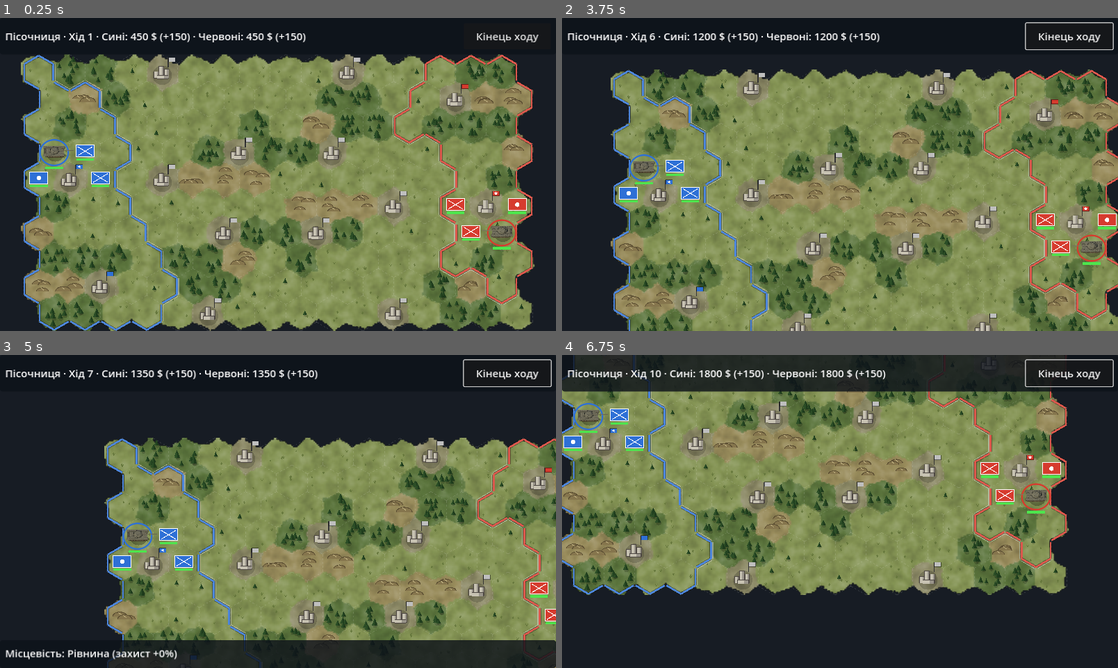
Above: before the commit, frames 1-4 (two rows, left to right).
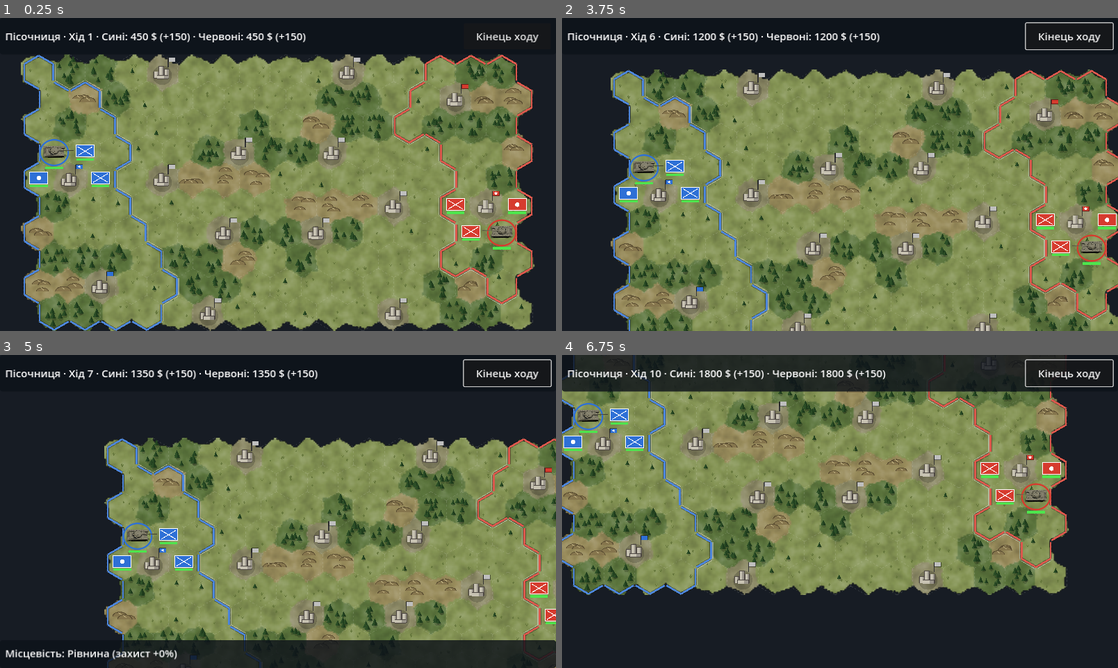
Above: after the commit, the same moments.

Repository: dambldor571-maker/Cloud
Game: Godot game, scene res://scenes/main.tscn
Two runs of this game, one before a commit and one after it. Both use one fixed random seed, a clock stepped at 60 frames per second and the inputs below.
Inputs (mouse positions are in pixels of both pictures, inside the frame that each line leads up to):
- Up to frame 1 (0.25 s): no input
- Up to frame 2 (3.75 s): click "Кінець ходу" at 0.5 s; click "Кінець ходу" at 1.25 s; click "Кінець ходу" at 2 s; tap Enter at 2.75 s; move the mouse to (962, 158) at 2.77 s; click (962, 158) at 2.92 s; tap Space at 3.5 s; drag from (728, 190) to (812, 237) at 3.52 s
- Up to frame 3 (5 s): tap Enter at 4.25 s; move the mouse to (333, 442) at 4.27 s; click (333, 442) at 4.42 s
- Up to frame 4 (6.75 s): tap Space at 5, 6.5 s; drag from (812, 574) to (673, 464) at 5.02 s; tap Enter at 5.75 s; move the mouse to (1006, 558) at 5.77 s; click (1006, 558) at 5.92 s; drag from (673, 464) to (756, 433) at 6.52 s

The runs differ from the first frame. In frame 1, 0.2% of the frame differs, in the area x 7-93%, y 40-72%; in frame 2, 0.2%; in frame 3, less than 0.1%; in frame 4, 0.2%.

Commit message:
Physically based unit shadows: sun from the north-east at 75 degrees
The renderer places the sun on the map at azimuth 45 (north-east) and
75 degrees elevation (--sun_az/--sun_el to change), fixed to the map so
all six facings are lit alike and cast their shadow to the south-west.
Transparent viewports lose shadow_to_opacity, so each frame now gets a
second pass: the model casts onto a white ground lit by the sun alone,
and the darkening is baked under the sprite as a translucent shadow.
The drawn grey blob under units in the game is removed.

Co-Authored-By: Claude Opus 5.5 <noreply@anthropic.com>
Claude-Session: https://claude.ai/code/session_01DGzcrkN7G6Q8ozASAUm8BS

Diff:
--- a/scripts/game.gd
+++ b/scripts/game.gd
@@ -799,12 +799,12 @@
 
 
 ## EW-style figure: the hull stands on the hex centre inside a team-coloured ring
-## drawn at the same camera angle as the sprite.
+## drawn at the same camera angle as the sprite. The cast shadow (sun from the
+## north-east, 75 degrees high) is part of the sprite itself.
 func _draw_unit_sprite(u: Unit, spr: Dictionary, done: bool) -> void:
 	var c := u.draw_pos
 	var squash: float = spr["squash"]
 	var ring := Vector2(RING_RADIUS, RING_RADIUS * squash)
-	_draw_ellipse(c + Vector2(3, 3), ring * 0.62, Color(0, 0, 0, 0.28))
 	_draw_ellipse(c, ring, SIDE_COLORS[u.side], 3.0)
 	var frames: Array[Texture2D] = spr["frames"]
 	var tex := frames[u.facing % frames.size()]
--- a/tools/render_units.gd
+++ b/tools/render_units.gd
@@ -55,8 +55,18 @@
 const ELEVATION := 65.0  # camera angle above the horizon
 const VIEW_HEIGHT_M := 11.0  # metres visible vertically
 const LOOK_AT := Vector3(0, 0.8, 0)
+## Sun on the map: azimuth clockwise from north (45 = north-east) and height
+## above the horizon. It is fixed to the map, so in every facing the model is
+## lit and casts its ground shadow the same way (here towards the south-west).
+const SUN_AZIMUTH := 45.0
+const SUN_ELEVATION := 75.0
 
 var preview_path := ""
+var ground: MeshInstance3D
+var sun_light: DirectionalLight3D
+var fill_light: DirectionalLight3D
+var world_env: Environment
+const SHADOW_OPACITY := 0.6  # darkness of the ground shadow baked into sprites
 var clay := false
 var weathering := -1.0  # --weathering=0..1 overrides the model's amount (0 = clean paint)
 var elevation := ELEVATION
@@ -105,14 +115,18 @@
 	# Key light from the upper left, in front of the model.
 	sun.light_energy = 2.3
 	sun.light_color = Color(1.0, 0.95, 0.85)
-	sun.rotation_degrees = Vector3(-52, -45, 0)
+	# Scene axes: east = +X, north = -Z (the camera looks from the south), up = +Y.
+	var az := deg_to_rad(float(opts.get("sun_az", str(SUN_AZIMUTH))))
+	var el := deg_to_rad(float(opts.get("sun_el", str(SUN_ELEVATION))))
+	var to_sun := Vector3(cos(el) * sin(az), sin(el), -cos(el) * cos(az))
+	vp.add_child(sun)
+	sun.look_at_from_position(to_sun * 20.0, Vector3.ZERO)
 	sun.shadow_enabled = true
 	sun.shadow_blur = 0.4  # crisp shadows so small parts read
 	sun.shadow_bias = 0.03
 	sun.shadow_normal_bias = 1.0  # enough against striped self-shadowing, small parts still cast
 	sun.directional_shadow_mode = DirectionalLight3D.SHADOW_PARALLEL_4_SPLITS
 	sun.directional_shadow_max_distance = 100.0
-	vp.add_child(sun)
 	var fill := DirectionalLight3D.new()
 	fill.light_energy = 0.4
 	fill.light_color = Color(0.75, 0.82, 1.0)
@@ -142,16 +156,21 @@
 	we.environment = env
 	vp.add_child(we)
 
-	# Invisible ground that keeps only the shadow (baked into the sprite as alpha).
-	var ground := MeshInstance3D.new()
+	# Ground used only in the shadow pass: white, lit by the sun alone, so its
+	# brightness drop is the model's cast shadow (see _render).
+	ground = MeshInstance3D.new()
 	var plane := PlaneMesh.new()
-	plane.size = Vector2(40, 40)
+	plane.size = Vector2(60, 60)
 	ground.mesh = plane
 	var gm := StandardMaterial3D.new()
-	gm.shadow_to_opacity = OS.get_environment("DEBUG_GROUND") == ""
-	gm.albedo_color = Color(0.05, 0.06, 0.03)
+	gm.albedo_color = Color.WHITE
+	gm.roughness = 1.0
 	ground.material_override = gm
+	ground.visible = false
 	vp.add_child(ground)
+	sun_light = sun
+	fill_light = fill
+	world_env = env
 
 	DirAccess.make_dir_recursive_absolute(ProjectSettings.globalize_path(OUT_DIR))
 	for model_name in models:
@@ -183,6 +202,8 @@
 		for i in 4:
 			await RenderingServer.frame_post_draw
 		var img := vp.get_texture().get_image()
+		var shadow := await _shadow_pass(vp, model)
+		img = _under_shadow(img, shadow)
 		img.resize(OUT_SIZE.x, OUT_SIZE.y, Image.INTERPOLATE_LANCZOS)
 		frames.append(img)
 		if preview_path == "":
@@ -198,6 +219,63 @@
 	var f := FileAccess.open(base + ".json", FileAccess.WRITE)
 	f.store_string(JSON.stringify(meta))
 	print("rendered ", base, "_0..", DIRECTIONS - 1, ".png  anchor=", anchor)
+
+
+## Renders the model's cast shadow on a white ground lit by the sun alone and
+## returns it as a shadow-strength image (L8, 255 = full shadow).
+func _shadow_pass(vp: SubViewport, model: Node3D) -> Image:
+	var meshes := model.find_children("*", "GeometryInstance3D", true, false)
+	for g in meshes:
+		(g as GeometryInstance3D).cast_shadow = GeometryInstance3D.SHADOW_CASTING_SETTING_SHADOWS_ONLY
+	ground.visible = true
+	fill_light.visible = false
+	var ambient := world_env.ambient_light_energy
+	var ssao := world_env.ssao_enabled
+	world_env.ambient_light_energy = 0.0
+	world_env.ssao_enabled = false
+	world_env.tonemap_mode = Environment.TONE_MAPPER_LINEAR
+	world_env.adjustment_enabled = false
+	for i in 4:
+		await RenderingServer.frame_post_draw
+	var img := vp.get_texture().get_image()
+	for g in meshes:
+		(g as GeometryInstance3D).cast_shadow = GeometryInstance3D.SHADOW_CASTING_SETTING_ON
+	ground.visible = false
+	fill_light.visible = true
+	world_env.ambient_light_energy = ambient
+	world_env.ssao_enabled = ssao
+	world_env.tonemap_mode = Environment.TONE_MAPPER_FILMIC
+	world_env.adjustment_enabled = true
+	# Lit ground level = the brightest pixel; shadow = relative darkening.
+	img.convert(Image.FORMAT_RGBA8)
+	var lit := 0.0
+	var w := img.get_width()
+	var h := img.get_height()
+	for y in range(0, h, 16):
+		for x in range(0, w, 16):
+			lit = maxf(lit, img.get_pixel(x, y).get_luminance())
+	var out := Image.create(w, h, false, Image.FORMAT_L8)
+	for y in h:
+		for x in w:
+			var v := clampf(1.0 - img.get_pixel(x, y).get_luminance() / maxf(lit, 0.001), 0.0, 1.0)
+			out.set_pixel(x, y, Color(v, v, v))
+	return out
+
+
+## Model image over a translucent black shadow layer.
+func _under_shadow(model_img: Image, shadow: Image) -> Image:
+	model_img.convert(Image.FORMAT_RGBA8)
+	var out := Image.create(model_img.get_width(), model_img.get_height(), false, Image.FORMAT_RGBA8)
+	for y in out.get_height():
+		for x in out.get_width():
+			var sa := shadow.get_pixel(x, y).r * SHADOW_OPACITY
+			var m := model_img.get_pixel(x, y)
+			var a := m.a + sa * (1.0 - m.a)
+			if a <= 0.0:
+				continue
+			var rgb := Color(m.r, m.g, m.b) * (m.a / a)  # shadow colour is black
+			out.set_pixel(x, y, Color(rgb.r, rgb.g, rgb.b, a))
+	return out
 
 
 ## Hex direction d points 60*d degrees counter-clockwise from screen-right on the
Binary file changed: assets/units/t72_rambo_0.png
Binary file changed: assets/units/t72_rambo_1.png
Binary file changed: assets/units/t72_rambo_2.png
Binary file changed: assets/units/t72_rambo_3.png
Binary file changed: assets/units/t72_rambo_4.png
Binary file changed: assets/units/t72_rambo_5.png
Binary file added: docs/t72_shadow.png
